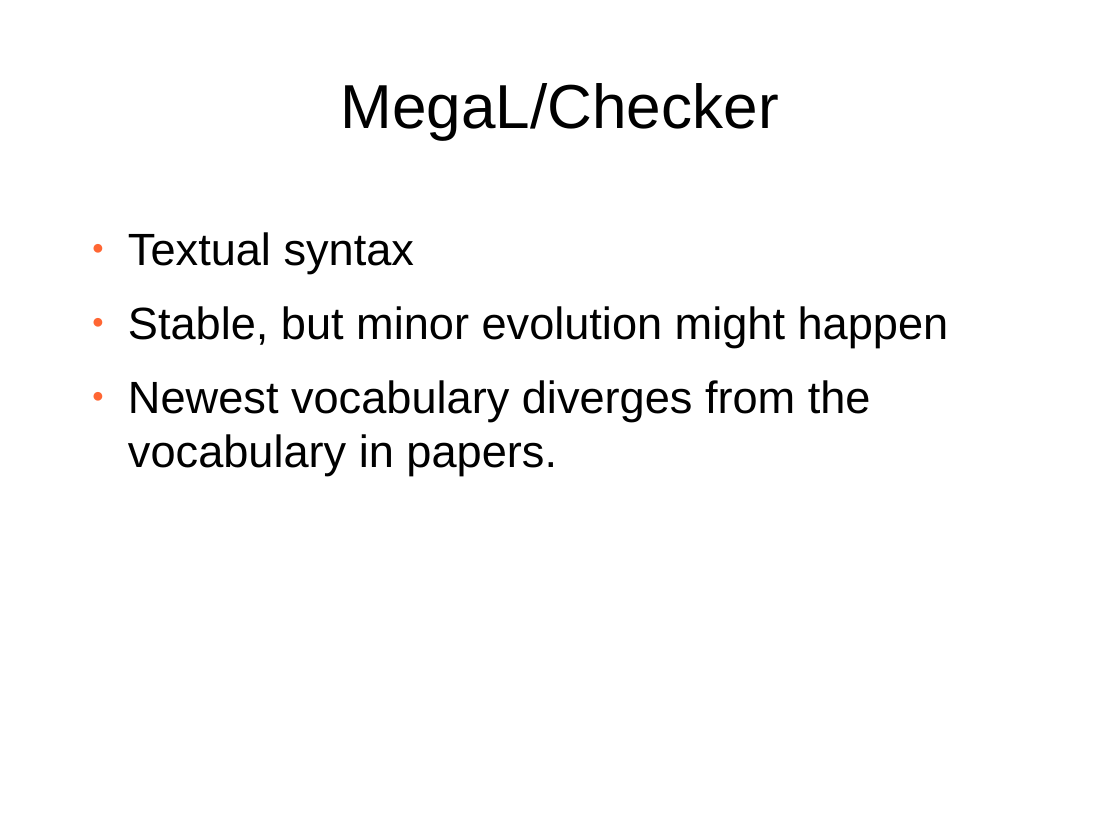
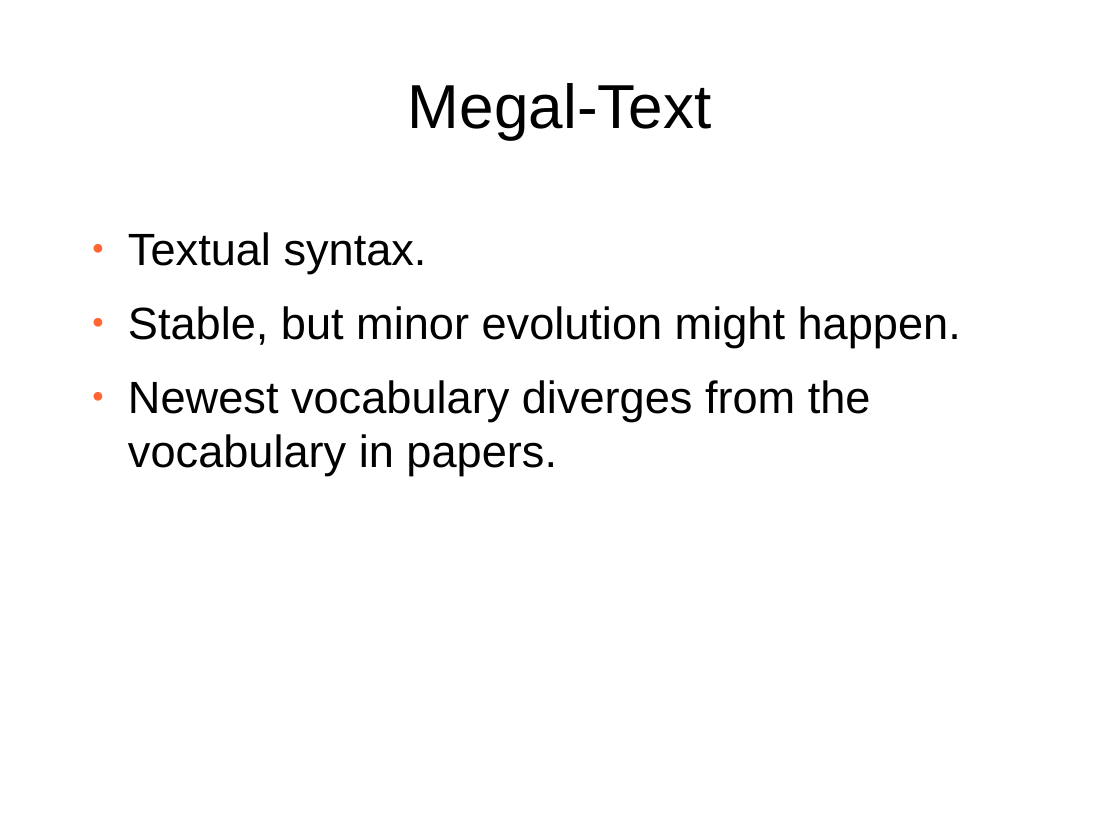
Before and after one commit to softlang/megalib, a slide deck: slide 6 of docs/LanguageDescription.odp (slide 4 before the commit). Drawn at 1120x840 pixels with LibreOffice and Linux fonts; fonts in the diff are those of the drawing; background and template pictures are left out. Boxes give left, top, right and bottom in pixels: in the first picture for what was removed or moved away, otherwise in the second. Text is boxed around its words. In the diff, an @@ line names an element or a change of style, - is before the commit and + after.

```diff
--- a/docs/LanguageDescription.odp
+++ b/docs/LanguageDescription.odp
@@ title at (408, 83, 712, 139): text changed @@
-MegaL/Checker
+Megal-Text
@@ text at (128, 232, 961, 348): text changed @@
-● Textual syntax
-● Stable, but minor evolution might happen
+● Textual syntax.
+● Stable, but minor evolution might happen.
```
Also in this commit, not shown: 12 other slides changed, 9 slides added, 4 slides removed, 1 other file.
